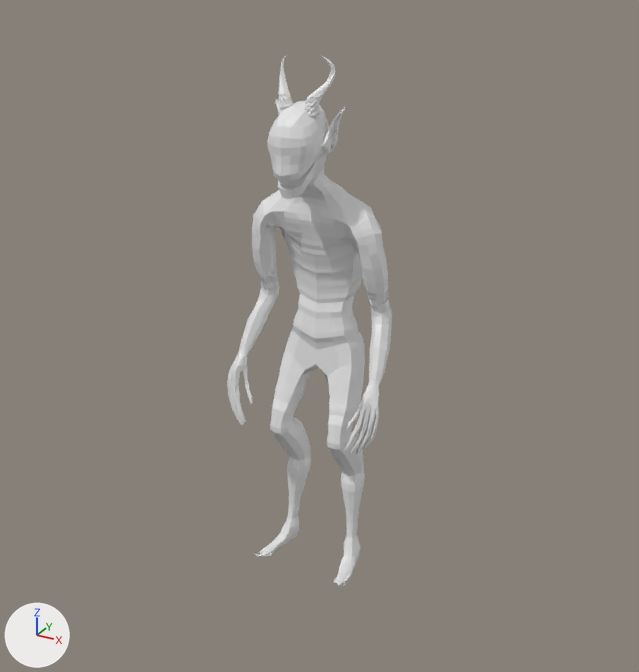
Before and after pictures for a commit that changed the Blender file Blender/DemonWalkerFBXVER.blend.
Both versions are drawn from a camera (50 mm lens) standing at (3.58, -6.58, 3.4) and looking at (0.09, -0.22, 0.22). Every picture has the same lights, and +X, +Y and +Z are marked at lower left. Both versions are drawn at the pose saved in each file; the numbers are the values there.
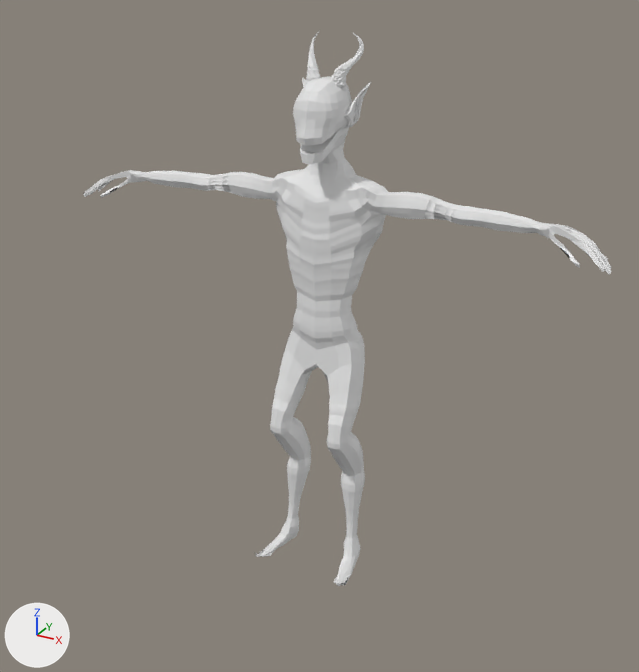
Where the change shows, as pixel boxes [x1, y1, x2, y2] in the pictures (639 x 672 px):
'THEBALEN.001', posed
    before: [227, 101, 392, 586]
    after: [83, 76, 612, 586]
'Cone', posed (10% shorter)
    before: [278, 54, 336, 121]
    after: [306, 32, 364, 92]
'Plane', posed (9% shorter)
    before: [275, 99, 346, 155]
    after: [302, 77, 371, 128]
bone 'spine.003', root to tip
    before: (334, 233) to (326, 201)
    after: (334, 233) to (333, 194)
bone 'spine.004', root to tip
    before: (321, 195) to (314, 186)
    after: (330, 179) to (329, 160)
bone 'spine.005', root to tip
    before: (310, 183) to (305, 171)
    after: (329, 159) to (325, 144)
bone 'shoulder.L', root to tip
    before: (321, 218) to (377, 235)
    after: (327, 204) to (388, 189)
bone 'upper_arm.L', root to tip
    before: (376, 245) to (382, 312)
    after: (390, 201) to (464, 215)
bone 'forearm.L', root to tip
    before: (382, 312) to (374, 386)
    after: (464, 215) to (541, 227)
bone 'shoulder.R', root to tip
    before: (312, 217) to (256, 216)
    after: (318, 203) to (276, 176)
bone 'upper_arm.R', root to tip
    before: (259, 226) to (269, 289)
    after: (273, 186) to (207, 182)
bone 'forearm.R', root to tip
    before: (269, 289) to (242, 354)
    after: (207, 182) to (144, 176)

The change in detail:
Bone 'spine.003' (bone_spine_003) turns from (0, 0, 0) to (-20, 1, 0) degrees about its own x, y and z.
Bone 'spine.004' (bone_spine_004) moves from (0.0, 0.0, 0.0) to (-0.002, 0.041, -0.024).
Bone 'spine.004' (bone_spine_004) turns from (0, 0, 0) to (-28, 1, 0) degrees about its own x, y and z.
Bone 'spine.005' (bone_spine_005) moves from (0.0, 0.0, 0.0) to (-0.001, -0.062, -0.011).
Bone 'spine.005' (bone_spine_005) turns from (0, 0, 0) to (37, -2, -1) degrees about its own x, y and z.
Bone 'shoulder.L' (bone_shoulder_l) turns from (0, 0, 0) to (17, -3, 25) degrees about its own x, y and z.
Bone 'upper_arm.L' (bone_upper_arm_l) turns from (0, 0, 0) to (-41, -14, 69) degrees about its own x, y and z.
Bone 'forearm.L' (bone_forearm_l) turns from (0, 0, 0) to (-8, 2, -43) degrees about its own x, y and z.
Bone 'shoulder.R' (bone_shoulder_r) turns from (0, 0, 0) to (17, 3, -25) degrees about its own x, y and z.
Bone 'upper_arm.R' (bone_upper_arm_r) turns from (0, 0, 0) to (-41, 14, -69) degrees about its own x, y and z.
Bone 'forearm.R' (bone_forearm_r) turns from (0, 0, 0) to (-8, -2, 43) degrees about its own x, y and z.
